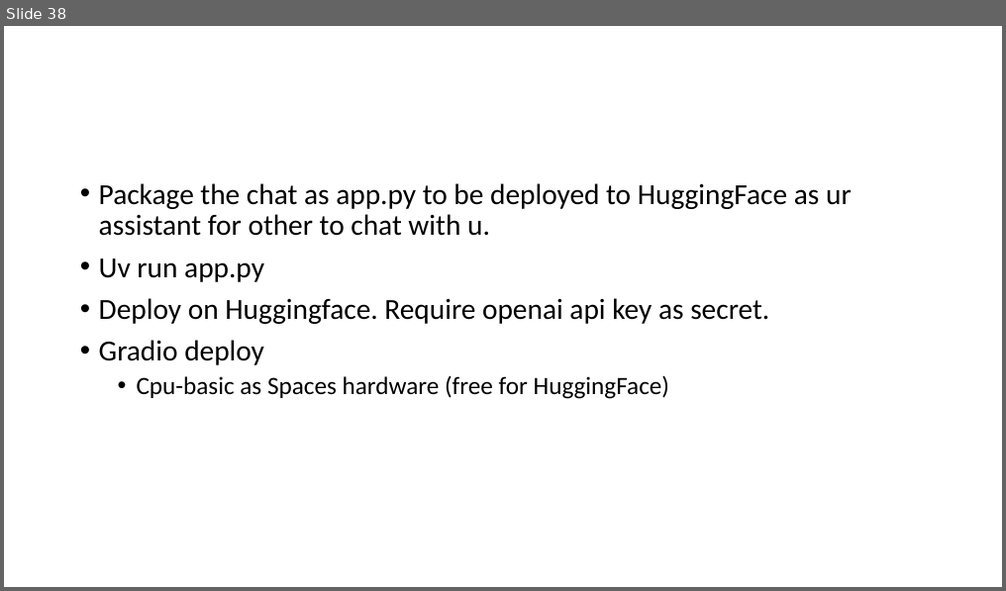
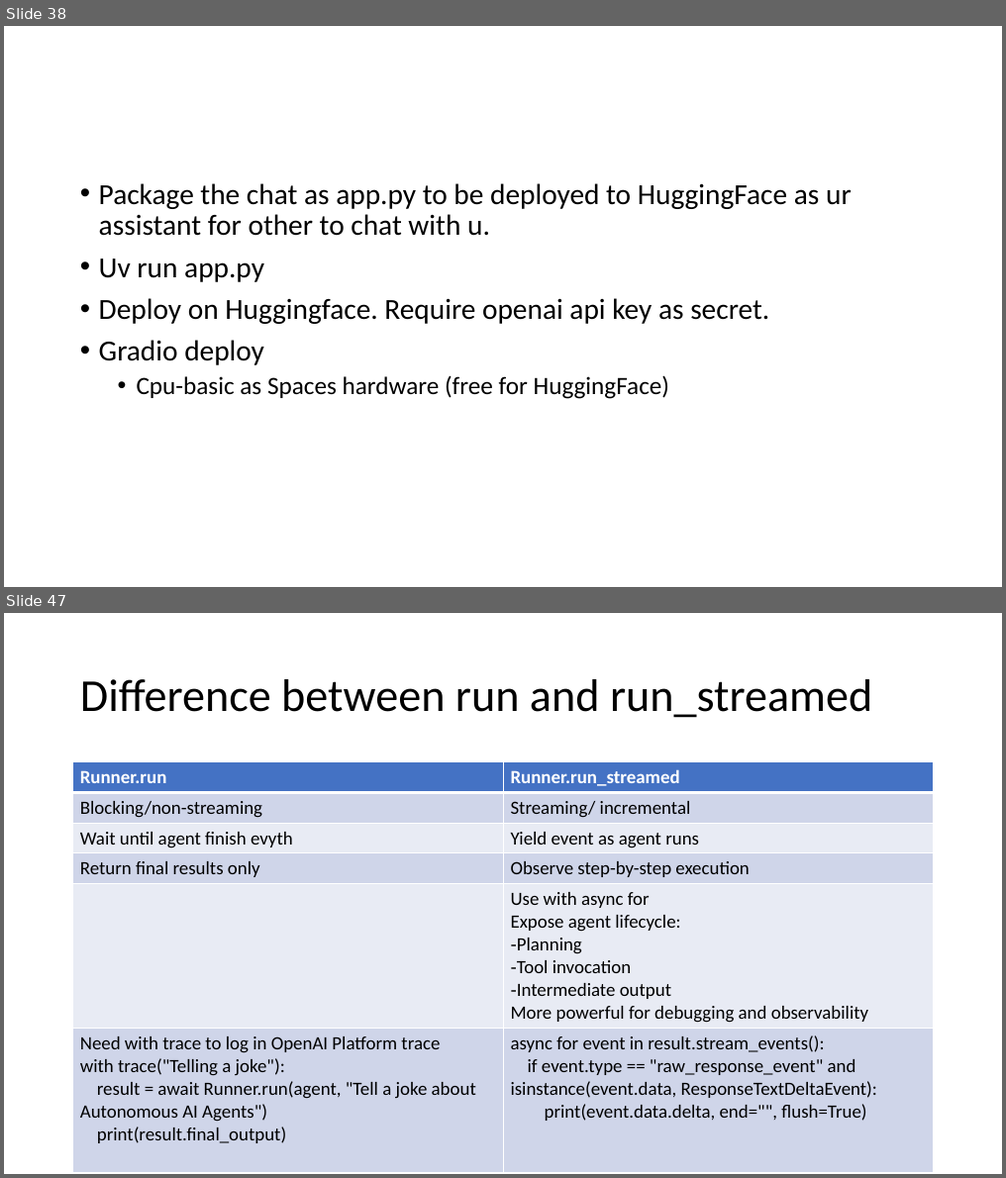
Before and after one commit to kindaichinisan/agents, a slide deck: wj_folder/AI Engineer Agentic Track.pptx. Shown one above the other, each under a label of ours: slide 38 before the commit, slides 38 and 47 after it; the slides between them are not shown. The pictures are 1006x591 and 1006x1178 pixels, drawn with LibreOffice and Linux fonts; fonts in the diff are those of the drawing. Boxes give left, top, right and bottom in pixels: in the first picture for what was removed or moved away, otherwise in the second. Text is boxed around its words. In the diff, an @@ line names an element or a change of style, - is before the commit and + after.

```diff
--- a/wj_folder/AI Engineer Agentic Track.pptx
+++ b/wj_folder/AI Engineer Agentic Track.pptx
@@ slide 47 added at bbox=[4, 613, 1002, 1174], background #FFFFFF @@
@@ title added at bbox=[80, 679, 872, 718], 44 pt, text #000000 @@
+Difference between run and run_streamed
@@ table added at bbox=[73, 762, 934, 1168], 6 rows, 2 columns @@
+Runner.run | Runner.run_streamed
+Blocking/non-streaming | Streaming/ incremental
+Wait until agent finish evyth | Yield event as agent runs
+Return final results only | Observe step-by-step execution
+ | Use with async for / Expose agent lifecycle: / Planning / Tool invocation / Intermediate output / More powerful for debugging and observability
+Need with trace to log in OpenAI Platform trace / with trace("Telling a joke"): / result = await Runner.run(agent, "Tell a joke about Autonomous AI Agents") / print(result.final_output) | async for event in result.stream_events(): / if event.type == "raw_response_event" and isinstance(event.data, ResponseTextDeltaEvent): / print(event.data.delta, end="", flush=True)
```
Also in this commit, not shown: 2 slides changed, 14 other slides added, 3 other files.
